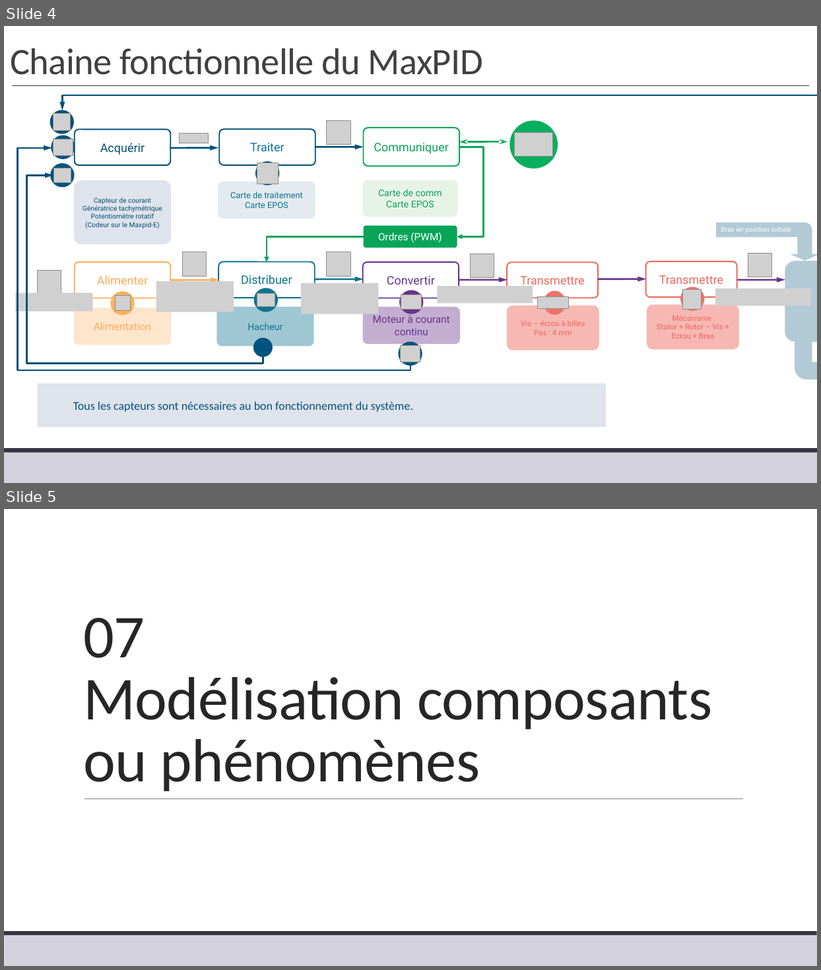
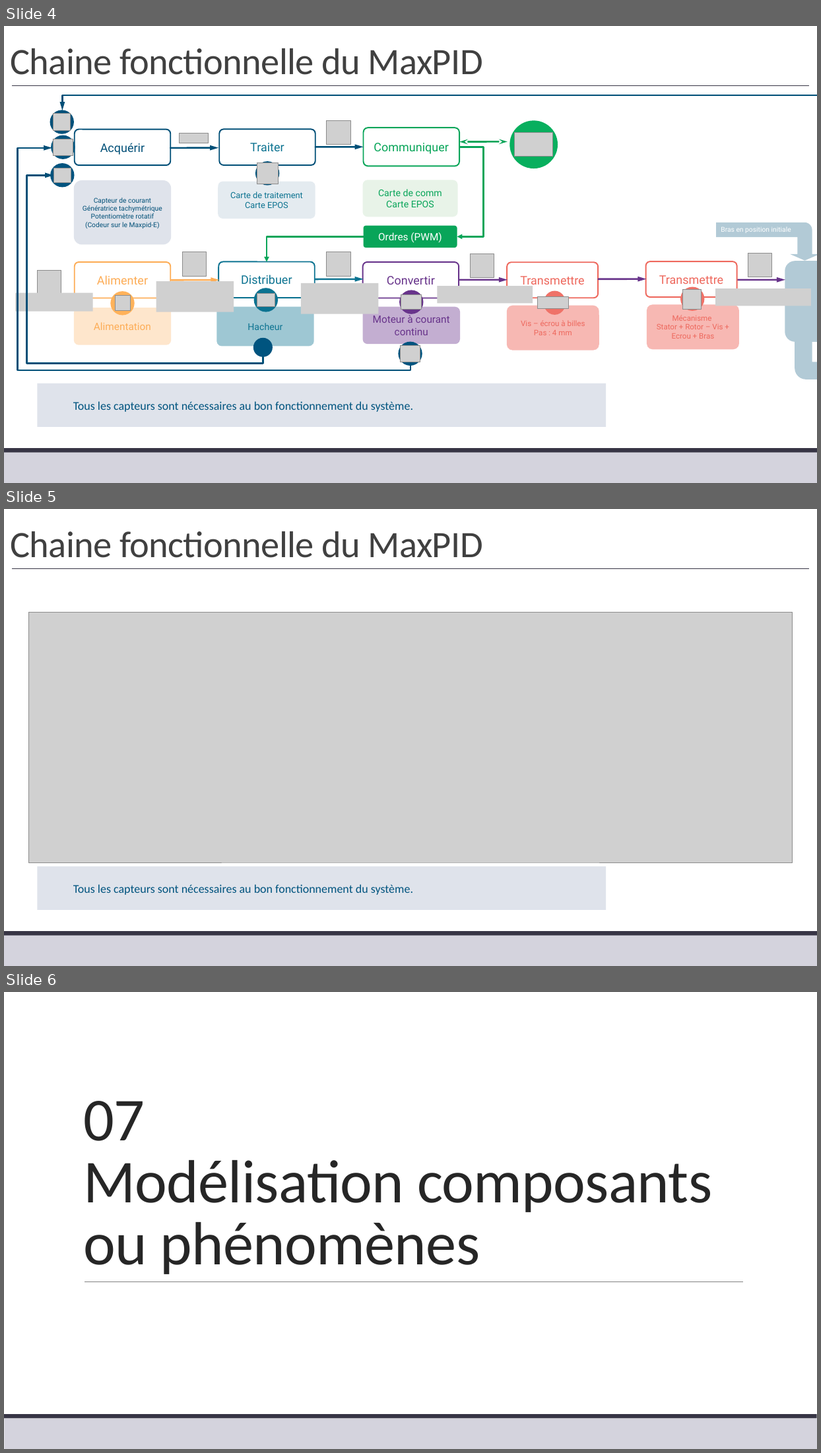
Before and after one commit to xpessoles/TP_Corriges, a slide deck: 11_MaxPID/11_MaxPID_Corrige.pptx. Shown one above the other, each under a label of ours: slides 4 and 5 before the commit, slides 4, 5 and 6 after it. The pictures are 821x970 and 821x1453 pixels, drawn with LibreOffice and Linux fonts; fonts in the diff are those of the drawing; grey boxes stand for pictures; background and template pictures are left out. Boxes give left, top, right and bottom in pixels: in the first picture for what was removed or moved away, otherwise in the second. Text is boxed around its words. In the diff, an @@ line names an element or a change of style, - is before the commit and + after.

```diff
--- a/11_MaxPID/11_MaxPID_Corrige.pptx
+++ b/11_MaxPID/11_MaxPID_Corrige.pptx
@@ slide 5 added at [4,509,817,966], background #FFFFFF; not listed: 3 template elements that a slide beside it also shows @@
@@ title added at [10,531,483,558], 44 pt, text #404040 @@
+Chaine fonctionnelle du MaxPID
@@ picture added at [28,613,793,863] @@
@@ rectangle added at [37,867,606,910], fill #DFE3EB, 14 pt, text #00547F @@
+Tous les capteurs sont nécessaires au bon fonctionnement du système.
@@ what was slide 5 is now slide 6 @@
```
Also in this commit, not shown: 4 other files.
